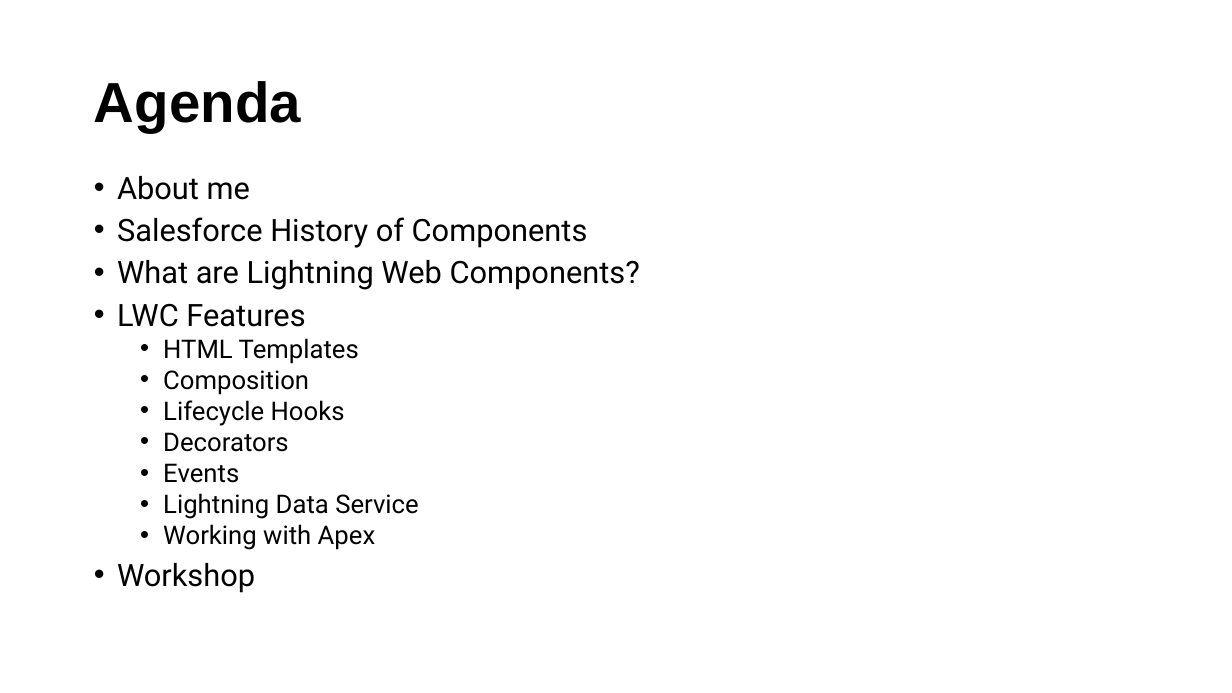
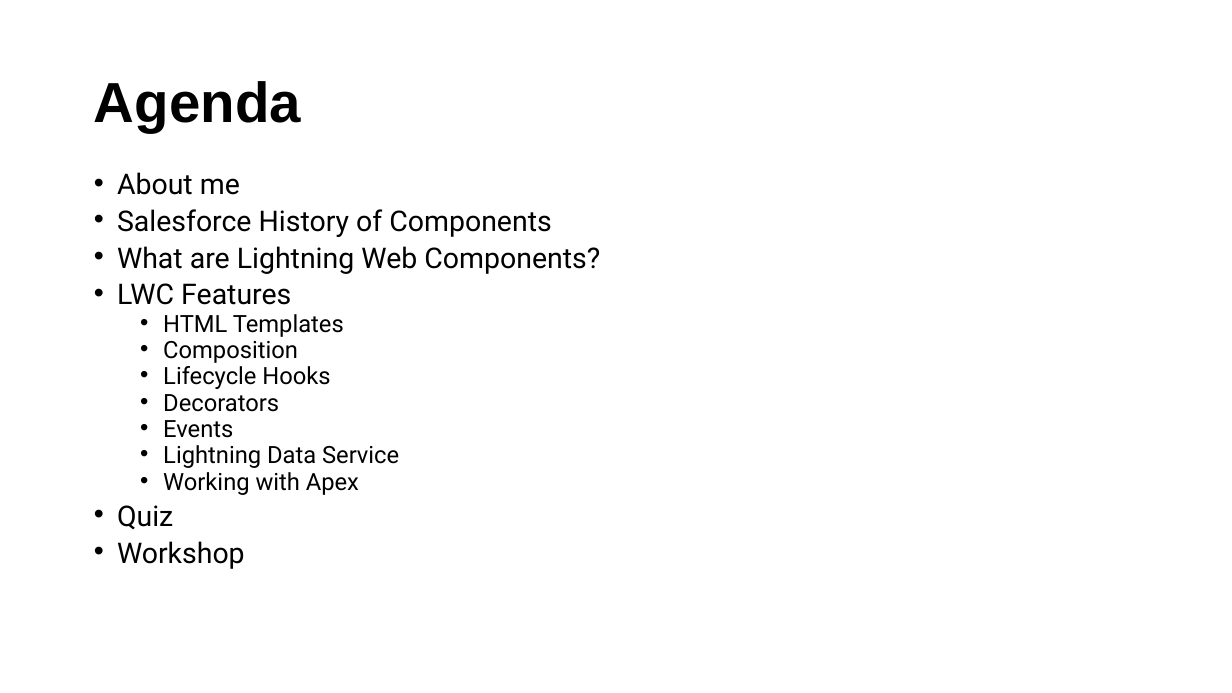
Before and after one commit to taylor-ortiz/denver-dev-expense-tracker-lwc, a slide deck: slide 2 of Write your first Lightning Web Component.pptx. Drawn at 1232x693 pixels with LibreOffice and Linux fonts; fonts in the diff are those of the drawing. Boxes give left, top, right and bottom in pixels: in the first picture for what was removed or moved away, otherwise in the second. Text is boxed around its words. In the diff, an @@ line names an element or a change of style, - is before the commit and + after.

Commit message:
adding the powerpoint again

```diff
--- a/Write your first Lightning Web Component.pptx
+++ b/Write your first Lightning Web Component.pptx
@@ text at <box>117,172,600,569</box>: size 24 to 22.2 pt in "About me", "Salesforce History of Components", "What are Lightning Web Components?", "LWC Features" and 1 more places; size 20 to 18.5 pt in "HTML Templates", "Composition", "Lifecycle Hooks", "Decorators" and 3 more places; line spacing 0.8 to 0.7 @@
@@ text at <box>117,505,173,529</box>: paragraph added @@
+• Quiz
```
Also in this commit, not shown: 1 slide added.
